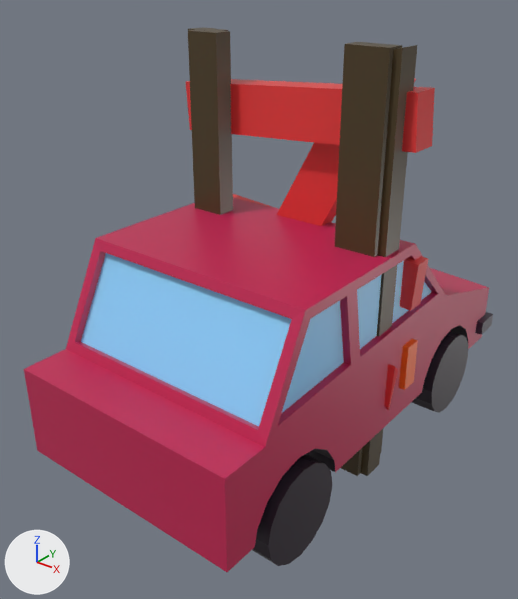
What one commit did to the Blender file assets/models/ObstaclesModel.blend.
The view is the same before and after, from a 50 mm camera at (1.64, -2.26, 2.01) aimed at (-0.06, -0.14, 0.7). The axes (+X, +Y, +Z) are drawn at lower left. The lights are the same throughout.

The first picture shows 'ObstacleBlockModel', 'ObstacleCarModel', 'ObstacleJumpModel', 'ObstacleSlideModel'.
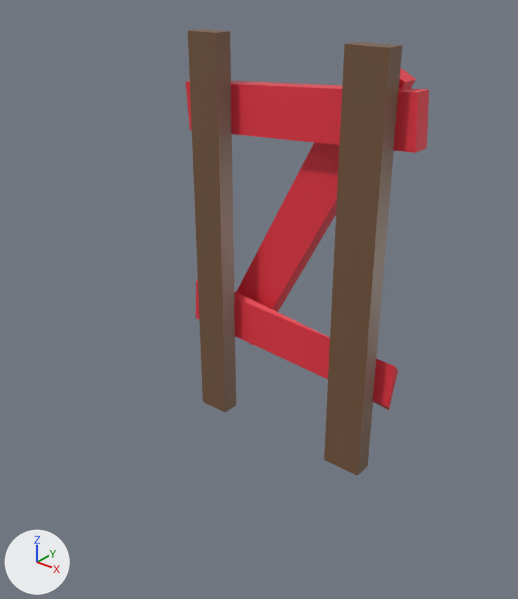
Diff of the bpy script that builds the scene:
```diff
--- a/assets/models/ObstaclesModel.blend.py
+++ b/assets/models/ObstaclesModel.blend.py
@@ img_the_perfect_palette_20_1x_png @@
+img_the_perfect_palette_20_1x_png = load_image('the-perfect-palette-20-1x.png', 'the-perfect-palette-20-1x.png', 1, 64, 'sRGB')
@@ mat_uv @@
 mat_uv = principled_material('UV')
-mat_uv.texture = img_resurrect_64_1x_png
+mat_uv.texture = img_the_perfect_palette_20_1x_png
 mat_uv.roughness = 0.4
@@ me_cube_002 @@
 me_cube_002.from_pydata(...)  # 40 vertices, 30 faces; spans x -0.55..0.54, y -0.1..0.13, z 0.0..1.73
 # used by ob_obstacleblockmodel; location = (0.0, 0.0, 0.0)
+# me_cube_002 part 1: texture (UV) coordinates of 30 of 30 faces, centred in x -0.54..0.53, y -0.1..0.13, z 0.0..1.73, changed; they spanned u 0.42..0.66, v 0.61..0.75 and now span u 0.19..0.34, v 0.33..0.46
 me_cube_002.materials.append(mat_uv)
@@ me_cube @@
 me_cube.from_pydata(...)  # 32 vertices, 24 faces; spans x -0.55..0.533, y -0.1..0.177, z 0.0..1.004
 # used by ob_obstaclejumpmodel; location = (0.0, 0.0, 0.0)
+# me_cube part 2: texture (UV) coordinates of 24 of 24 faces, centred in x -0.544..0.527, y -0.1..0.177, z 0.0..1.0, changed; they spanned u 0.42..0.66, v 0.61..0.75 and now span u 0.26..0.5, v 0.32..0.46
 me_cube.materials.append(mat_uv)
@@ me_cube_001 @@
 me_cube_001.from_pydata(...)  # 24 vertices, 18 faces; spans x -0.55..0.53, y -0.07..0.1, z 0.0..1.73
 # used by ob_obstacleslidemodel; location = (0.0, 0.0, 0.0)
+# me_cube_001 part 3: texture (UV) coordinates of 18 of 18 faces, centred in x -0.54..0.53, y -0.07..0.1, z 0.0..1.73, changed; they spanned u 0.42..0.66, v 0.61..0.75 and now span u 0.42..0.5, v 0.34..0.46
 me_cube_001.materials.append(mat_uv)
@@ me_cube_003 @@
 me_cube_003.from_pydata(...)  # 181 vertices, 117 faces, 1 loose edge; spans x -0.53..0.0, y -1.0..1.03, z 0.01..1.01
 # used by ob_obstaclecarmodel; location = (0.0, 0.0, 0.0)
+# me_cube_003 part 4: texture (UV) coordinates of 117 of 117 faces, centred in x -0.53..-0.16, y -1.0..1.03, z 0.02..1.01, changed; they spanned u 0.34..0.66, v 0.07..0.99 and now span u 0.26..0.58, v 0.09..0.96
 me_cube_003.materials.append(mat_uv)
@@ ob_obstaclejumpmodel @@
 ob_obstaclejumpmodel.location = (0.0, 0.0, 0.0)
+ob_obstaclejumpmodel.hide_set(True)
@@ ob_obstacleslidemodel @@
 ob_obstacleslidemodel.location = (0.0, 0.0, 0.0)
+ob_obstacleslidemodel.hide_set(True)
@@ ob_obstaclecarmodel @@
 _m = ob_obstaclecarmodel.modifiers.new('Mirror', 'MIRROR')
 _m.use_clip = True
+ob_obstaclecarmodel.hide_set(True)
```

Changed parts and their boxes (x1, y1, x2, y2) in the pictures (518 x 599 px):
'ObstacleCarModel', hidden (red): before (24, 198, 493, 572)
'ObstacleBlockModel', surface changed: (187, 29, 429, 476) in both
'ObstacleSlideModel', hidden: before (188, 27, 435, 476)
'ObstacleJumpModel', hidden (brown): before (233, 194, 428, 476)
part 1 of me_cube_002, surface changed: before (186, 30, 424, 456); after (186, 29, 429, 476)
